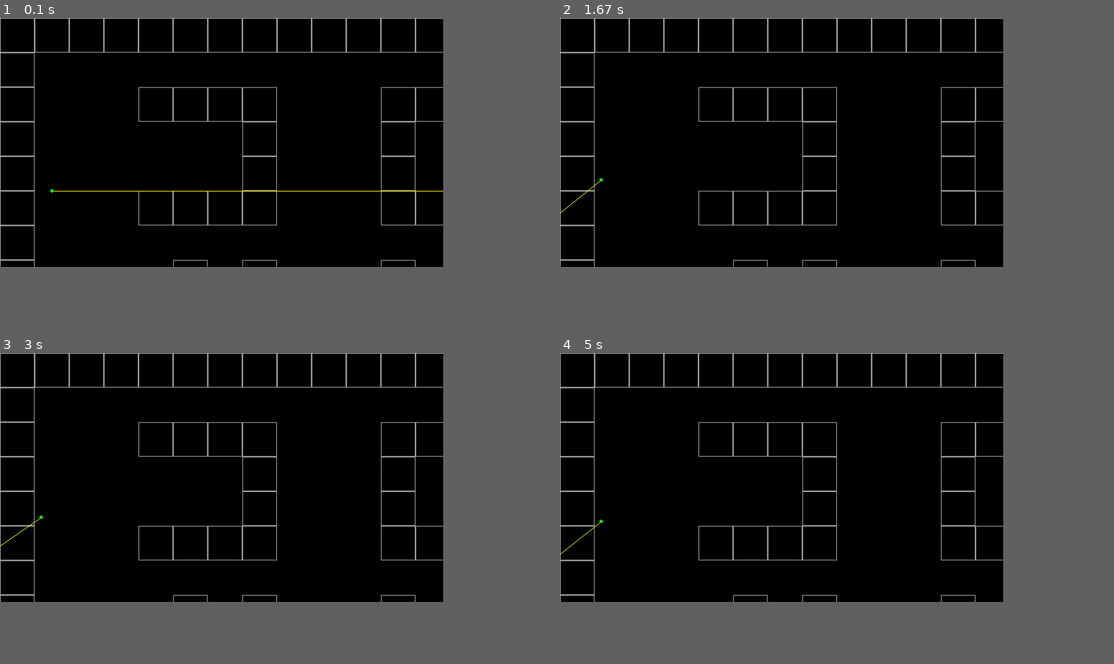
Above: before the commit, frames 1-4 (two rows, left to right).
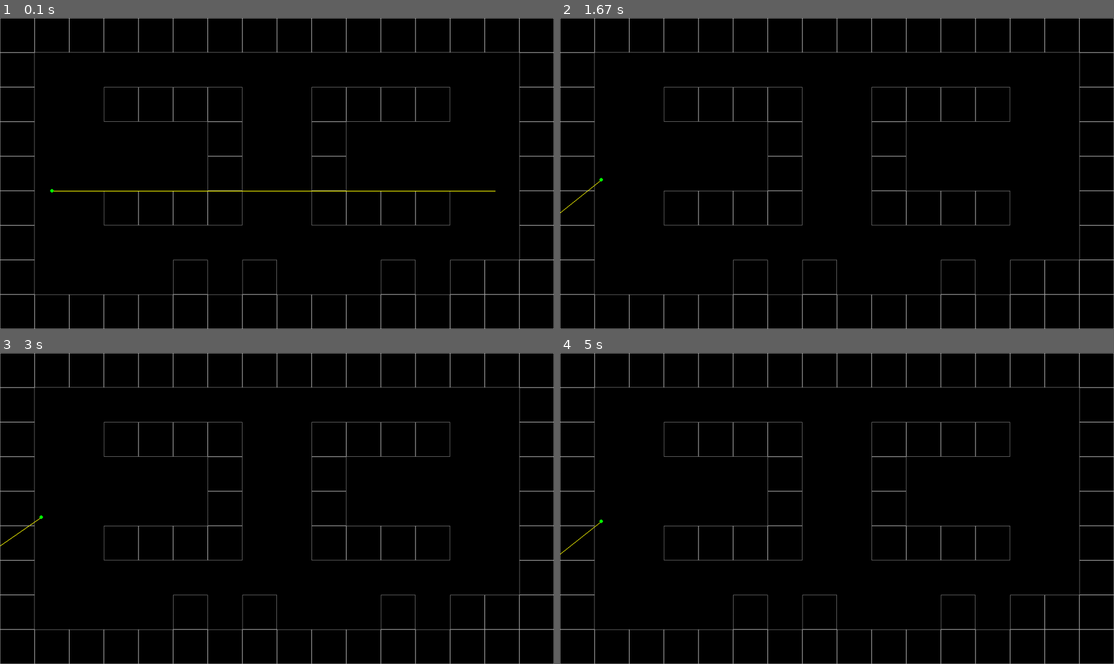
Above: after the commit, the same moments.

Repository: siddcyber/pygameDOOM
Game: pygame game, started from main.py
The game is run twice, just before and just after one commit, with the same random seed, the same clock (stepped at 60 frames per second) and the same inputs.
Inputs:
- Up to frame 1 (0.1 s): no input
- Up to frame 2 (1.67 s): hold Right 0.33-0.8 s; hold Right 0.83-1.3 s; hold D 0.83-1.3 s; hold Left from 1.33 s (still down); hold A from 1.33 s (still down)
- Up to frame 3 (3 s): release Left at 1.87 s; release A at 1.87 s; hold Left 1.9-2.3 s; hold A 1.9-2.3 s; hold Right 2.33-2.97 s; hold D 2.33-2.97 s
- Up to frame 4 (5 s): hold Left 3-3.47 s; hold A 3-3.47 s; hold Right 3.5-3.97 s; hold D 3.5-3.97 s; hold Right 4-4.47 s; hold D 4-4.47 s; hold Left from 4.5 s (still down); hold A from 4.5 s (still down)
In our replay, the window is 720x405 before the commit and 900x506 after it. These sizes can differ from the game's own. Grey fills any space a smaller window leaves; there, only what the larger window draws over its background counts as a difference.

The runs differ from the first frame. In frame 1, 4.5% of the frame differs, in the area x 0-100%, y 0-100%; in frame 2, 4.4%; in frame 3, 4.4%; in frame 4, 4.4%.

Commit message:
Bug: wall collision not working, passed through, known wall checking bug fixed: changed map rectangle position/size to accomodate the mainmap bug fixed update: changed map manually

Diff:
--- a/Map.py
+++ b/Map.py
@@ -1,15 +1,16 @@
 import pygame as game
+
 _ = False
 minimap = [
-    [1, 1, 1, 1, 1, 1, 1, 1, 1, 1, 1, 1, 1, 1, 1, 1, 1, 1],
-    [1, _, _, _, _, _, _, _, _, _, _, _, _, _, _, _, _, 1],
-    [1, _, _, _, 1, 1, 1, 1, _, _, _, 1, 1, 1, 1, _, _, 1],
-    [1, _, _, _, _, _, _, 1, _, _, _, 1, _, _, _, _, _, 1],
-    [1, _, _, _, _, _, _, 1, _, _, _, 1, _, _, _, _, _, 1],
-    [1, _, _, _, 1, 1, 1, 1, _, _, _, 1, 1, 1, 1, _, _, 1],
-    [1, _, _, _, _, _, _, _, _, _, _, _, _, _, _, _, _, 1],
-    [1, _, _, _, _, 1, _, 1, _, _, _, 1, _, 1, 1, 1, _, 1],
-    [1, 1, 1, 1, 1, 1, 1, 1, 1, 1, 1, 1, 1, 1, 1, 1, 1, 1],
+    [1, 1, 1, 1, 1, 1, 1, 1, 1, 1, 1, 1, 1, 1, 1, 1],
+    [1, _, _, _, _, _, _, _, _, _, _, _, _, _, _, 1],
+    [1, _, _, 1, 1, 1, 1, _, _, 1, 1, 1, 1, _, _, 1],
+    [1, _, _, _, _, _, 1, _, _, 1, _, _, _, _, _, 1],
+    [1, _, _, _, _, _, 1, _, _, 1, _, _, _, _,  _,1],
+    [1, _, _, 1, 1, 1, 1, _, _, 1, 1, 1, 1, _,  _,1],
+    [1, _, _, _, _, _, _, _, _, _, _, _, _, _, _, 1],
+    [1, _, _, _, _, 1, _, 1, _, _, _, 1, _, 1, 1, 1],
+    [1, 1, 1, 1, 1, 1, 1, 1, 1, 1, 1, 1, 1, 1, 1, 1],
 ]
 
 
@@ -29,4 +30,4 @@
     def draw(self):
         for pos in self.world_map:
             # length, width
-            game.draw.rect(self.game.screen, 'darkgray', (pos[0] * 100, pos[1] * 100, 100, 100), 2)
+            game.draw.rect(self.game.screen, 'darkgray', (pos[0] * 100, pos[1] * 100, 100, 100), 1)
--- a/main.py
+++ b/main.py
@@ -8,7 +8,7 @@
 class DoomGameMain:
     def __init__(self):
         pg.init()
-        self.screen = pg.display.set_mode(resolution)
+        self.screen = pg.display.set_mode((1600,900))
         self.clock = pg.time.Clock()
         self.delta_time = 1
         self.newGame()
